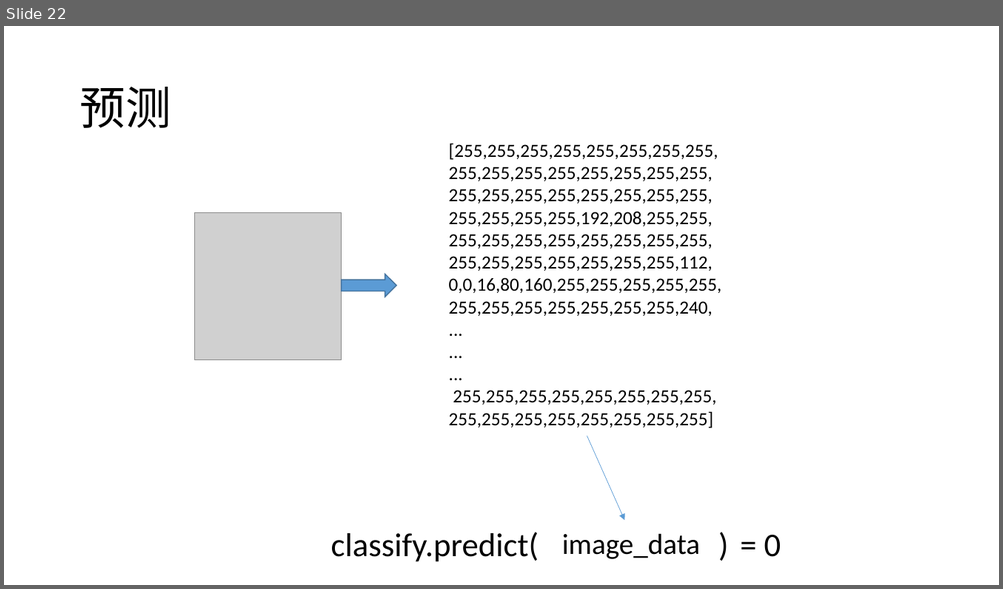
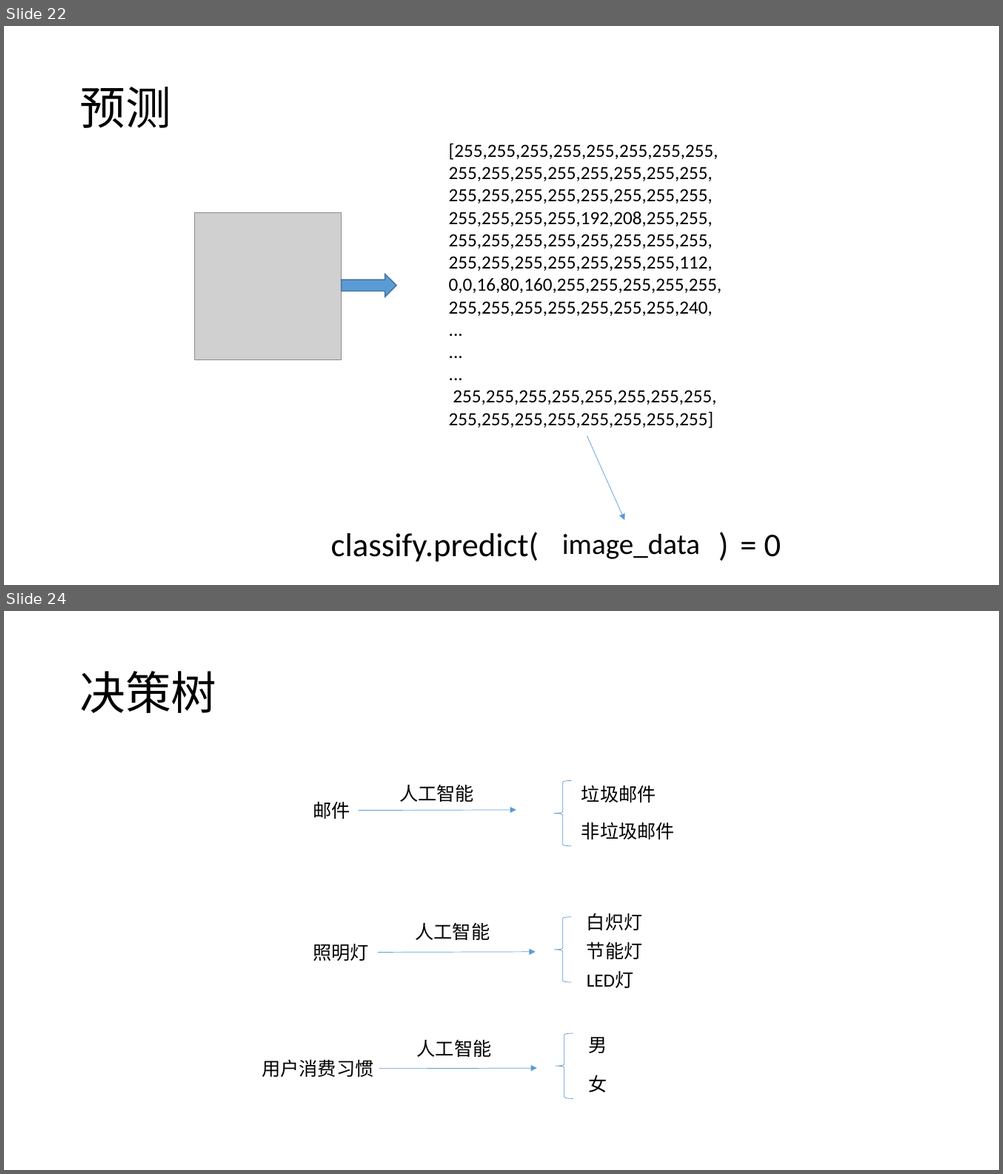
Before and after one commit to plter/HandwriteRecognizerCourse, a slide deck: 机器学习之手写识别.pptx. Shown one above the other, each under a label of ours: slide 22 before the commit, slides 22 and 24 after it; the slides between them are not shown. The pictures are 1003x589 and 1003x1174 pixels, drawn with LibreOffice and Linux fonts; fonts in the diff are those of the drawing; grey boxes stand for pictures. Boxes give left, top, right and bottom in pixels: in the first picture for what was removed or moved away, otherwise in the second. Text is boxed around its words. In the diff, an @@ line names an element or a change of style, - is before the commit and + after.

```diff
--- a/机器学习之手写识别.pptx
+++ b/机器学习之手写识别.pptx
@@ slide 24 added at [4,611,999,1170], background #FFFFFF @@
@@ title added at [79,671,216,713], 44 pt, text #000000 @@
+决策树
@@ text added at [399,785,474,802], 18 pt, text #000000 @@
+人工智能
@@ left brace added at [554,781,571,847], outline #5B9BD5 0.5 pt @@
@@ text added at [581,786,656,803], 18 pt, text #000000 @@
+垃圾邮件
@@ text added at [313,802,350,819], 18 pt, text #000000 @@
+邮件
@@ arrow added from (358, 810) to (516, 810), #5B9BD5 0.5 pt @@
@@ text added at [581,823,674,840], 18 pt, text #000000 @@
+非垃圾邮件
@@ left brace added at [554,917,571,982], outline #5B9BD5 0.5 pt @@
@@ text added at [586,914,643,931], 18 pt, text #000000 @@
+白炽灯
@@ text added at [415,923,490,940], 18 pt, text #000000 @@
+人工智能
@@ text added at [586,942,643,960], 18 pt, text #000000 @@
+节能灯
@@ text added at [313,944,369,961], 18 pt, text #000000 @@
+照明灯
@@ arrow added from (378, 953) to (535, 952), #5B9BD5 0.5 pt @@
@@ text added at [586,972,634,988], 18 pt, text #000000 @@
+LED灯
@@ text added at [417,1040,492,1057], 18 pt, text #000000 @@
+人工智能
@@ left brace added at [555,1034,572,1099], outline #5B9BD5 0.5 pt @@
@@ text added at [588,1037,606,1054], 18 pt, text #000000 @@
+男
@@ text added at [262,1059,373,1077], 18 pt, text #000000 @@
+用户消费习惯
@@ arrow added from (379, 1069) to (537, 1068), #5B9BD5 0.5 pt @@
@@ text added at [588,1075,606,1093], 18 pt, text #000000 @@
+女
```
Also in this commit, not shown: 5 other slides added, 3 other files.
